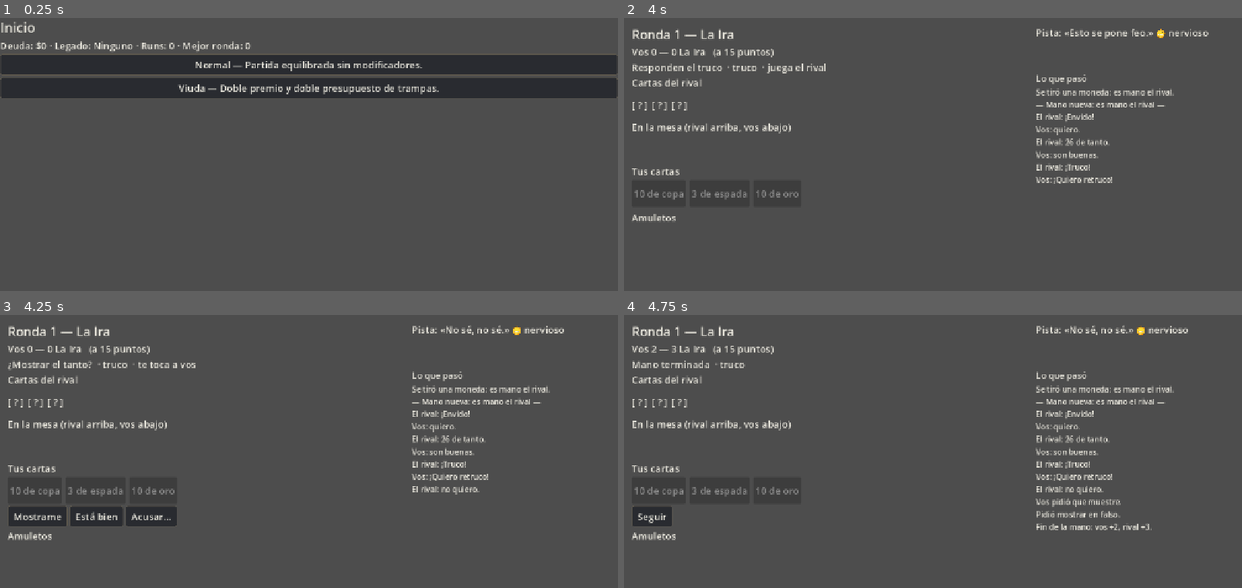
Above: before the commit, frames 1-4 (two rows, left to right).
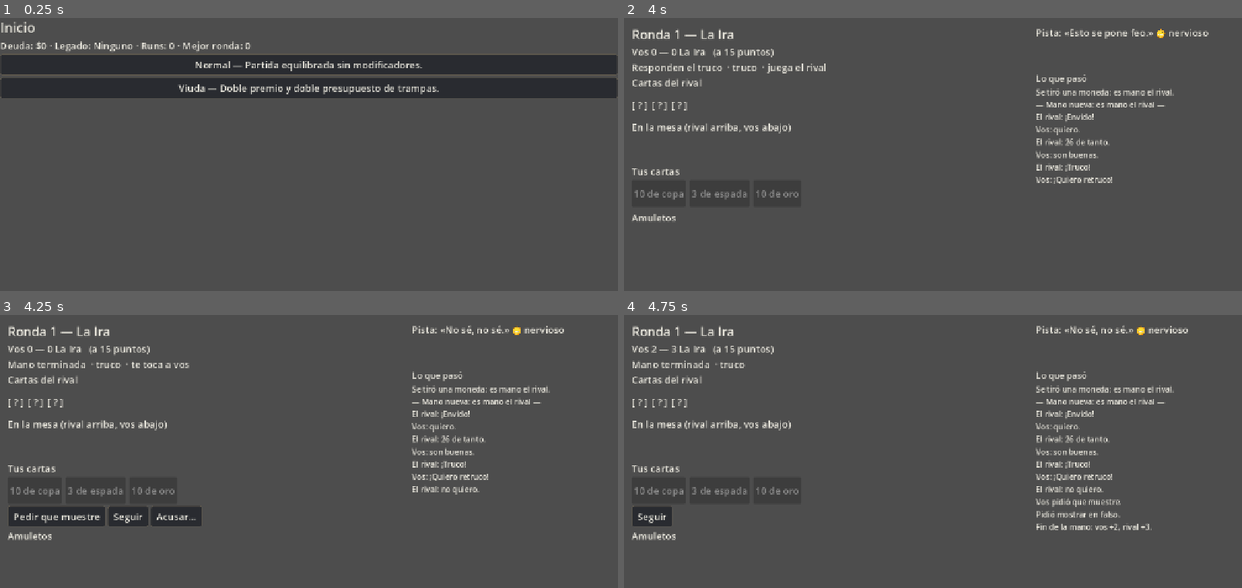
Above: after the commit, the same moments.

Repository: JoakoZarza/paye
Game: Godot game, scene res://ui/main.tscn
Two runs of this game, one before a commit and one after it. Both use one fixed random seed, a clock stepped at 60 frames per second and the inputs below.
Inputs:
- Up to frame 1 (0.25 s): no input
- Up to frame 2 (4 s): click "Normal — Partida equilibrada …" at 0.5 s; click "Sentarse" at 1.25 s; click "Quiero" at 2 s; click "Son buenas" at 2.75 s; click "Quiero retruco" at 3.5 s
- Up to frame 3 (4.25 s): no input
- Up to frame 4 (4.75 s): click "Mostrame" (after the commit: "Pedir que muestre") at 4.25 s

Frames 1-2 are identical in both runs. In frame 3, 1.2% of the frame differs, in the area x 1-33%, y 16-78%; in frame 4, nothing differs.

Commit message:
feat(truco): reclamar el tanto sin aviso y atención por rival
Al terminar la mano solo aparecen 'Pedir que muestre'/'Reclamar el envido'
y 'Seguir': seguir de largo es olvidarse. Cada rival tiene atención: chance
de reclamar al que se fue sin mostrar y de acordarse de mostrar el suyo.

Co-Authored-By: Claude Opus 5.5 <noreply@anthropic.com>

Diff:
--- a/core/ai/dealer_brain.gd
+++ b/core/ai/dealer_brain.gd
@@ -34,8 +34,8 @@
 const SHOW_GAP := 5
 const SHOW_GAP_BONUS := 0.2
 const SHOW_MAX := 0.9
-## Chance de reclamar el envido de quien se fue al mazo sin mostrar.
-const MAZO_CLAIM := 0.5
+## Con atención 0 se olvida de mostrar antes de irse la mitad de las veces.
+const FORGET_SHOW := 0.5
 
 const TRUCO_CALL := 0.7
 const TRUCO_CALL_AGGR := 0.45
@@ -276,12 +276,12 @@
 	return TrucoAction.make(T.PLAY_CARD, me, pick_card(view))
 
 
-## Irse al mazo. Con el envido ganado, primero lo muestra si no mintió; si mintió,
-## se va sin mostrar y espera que el rival se olvide de reclamarlo.
+## Irse al mazo. Con el envido ganado, primero lo muestra si no mintió (salvo que se
+## olvide); si mintió, se va sin mostrar y espera que el rival se olvide de reclamarlo.
 func _fold(view: HandView, me: int, legal: Array[TrucoAction]) -> TrucoAction:
 	if view.envido_winner() == me and not view.tanto_shown() and view.declared_tanto(me) <= view.my_tanto():
 		var show := _find(legal, [T.SHOW_TANTO])
-		if show != null:
+		if show != null and not _chance((1.0 - profile.attention) * FORGET_SHOW):
 			return show
 	return TrucoAction.make(T.MAZO, me)
 
@@ -347,7 +347,7 @@
 func _decide_show(view: HandView, me: int) -> TrucoAction:
 	# Se fue al mazo sin mostrar: reclamarlo gana siempre, pero a veces se olvida.
 	if view.mazo_unshown():
-		return TrucoAction.make(T.DEMAND_SHOW if _chance(MAZO_CLAIM) else T.ACCEPT_TANTO, me)
+		return TrucoAction.make(T.DEMAND_SHOW if _chance(profile.attention) else T.ACCEPT_TANTO, me)
 	var claim := view.declared_tanto(1 - me)
 	var p := SHOW_BASE + model.lie_rate() * SHOW_LIES
 	if claim >= SHOW_HIGH_CLAIM:
--- a/core/ai/rival_profile.gd
+++ b/core/ai/rival_profile.gd
@@ -20,6 +20,8 @@
 var noise: float = 0.15
 ## Probabilidad de tirar una carta cualquiera en vez de la que convenía (almas torpes).
 var blunder: float = 0.0
+## Qué tan atento está al tanto: reclamar al que se fue sin mostrar y acordarse de mostrar el suyo.
+var attention: float = 0.5
 
 
 static func from_dict(d: Dictionary) -> RivalProfile:
@@ -41,6 +43,7 @@
 	profile.tilt_multiplier = float(d.get("tilt_multiplier", 1.0))
 	profile.noise = float(d.get("noise", 0.15))
 	profile.blunder = float(d.get("blunder", 0.0))
+	profile.attention = float(d.get("attention", 0.5))
 	return profile
 
 
@@ -108,6 +111,7 @@
 	copy.tilt_multiplier = tilt_multiplier
 	copy.noise = noise
 	copy.blunder = blunder
+	copy.attention = attention
 	return copy
 
 
--- a/data/rivals.json
+++ b/data/rivals.json
@@ -13,6 +13,7 @@
       },
       "special": "",
       "tilt_multiplier": 2,
+      "attention": 0.4,
       "noise": 0.15
     },
     {
@@ -28,6 +29,7 @@
       },
       "special": "rencor",
       "tilt_multiplier": 1,
+      "attention": 0.4,
       "noise": 0.15
     },
     {
@@ -43,6 +45,7 @@
       },
       "special": "",
       "tilt_multiplier": 1,
+      "attention": 0.4,
       "noise": 0.15
     }
   ],
@@ -60,6 +63,7 @@
       },
       "special": "",
       "tilt_multiplier": 1,
+      "attention": 0.75,
       "noise": 0.15
     },
     {
@@ -75,6 +79,7 @@
       },
       "special": "",
       "tilt_multiplier": 1,
+      "attention": 0.75,
       "noise": 0.15
     },
     {
@@ -90,6 +95,7 @@
       },
       "special": "insaciable",
       "tilt_multiplier": 1,
+      "attention": 0.75,
       "noise": 0.15
     }
   ],
@@ -107,6 +113,7 @@
       },
       "special": "",
       "tilt_multiplier": 1,
+      "attention": 0.25,
       "noise": 0.15
     },
     {
@@ -122,6 +129,7 @@
       },
       "special": "",
       "tilt_multiplier": 1,
+      "attention": 0.25,
       "noise": 0.15
     },
     {
@@ -137,6 +145,7 @@
       },
       "special": "siesta",
       "tilt_multiplier": 1,
+      "attention": 0.25,
       "noise": 0.15
     }
   ],
@@ -154,6 +163,7 @@
       },
       "special": "",
       "tilt_multiplier": 1,
+      "attention": 0.85,
       "noise": 0.15
     },
     {
@@ -169,6 +179,7 @@
       },
       "special": "",
       "tilt_multiplier": 1,
+      "attention": 0.85,
       "noise": 0.15
     },
     {
@@ -185,6 +196,7 @@
       },
       "special": "resentida",
       "tilt_multiplier": 1,
+      "attention": 0.85,
       "noise": 0.15
     }
   ],
@@ -202,6 +214,7 @@
       },
       "special": "",
       "tilt_multiplier": 1,
+      "attention": 0.5,
       "noise": 0.15
     },
     {
@@ -217,6 +230,7 @@
       },
       "special": "",
       "tilt_multiplier": 1,
+      "attention": 0.5,
       "noise": 0.15
     },
     {
@@ -232,6 +246,7 @@
       },
       "special": "encantadora",
       "tilt_multiplier": 1,
+      "attention": 0.5,
       "noise": 0.15
     }
   ],
@@ -249,6 +264,7 @@
       },
       "special": "",
       "tilt_multiplier": 1,
+      "attention": 0.65,
       "noise": 0.15
     },
     {
@@ -264,6 +280,7 @@
       },
       "special": "",
       "tilt_multiplier": 1,
+      "attention": 0.65,
       "noise": 0.15
     },
     {
@@ -279,6 +296,7 @@
       },
       "special": "",
       "tilt_multiplier": 2,
+      "attention": 0.65,
       "noise": 0.15
     }
   ],
@@ -294,6 +312,7 @@
       "cheat_weights": {},
       "special": "",
       "tilt_multiplier": 1,
+      "attention": 0.3,
       "noise": 0.45,
       "blunder": 0.4
     },
@@ -307,6 +326,7 @@
       "cheat_budget": 0,
       "special": "",
       "tilt_multiplier": 1,
+      "attention": 0.3,
       "noise": 0.3,
       "blunder": 0.3
     },
@@ -320,6 +340,7 @@
       "cheat_budget": 0,
       "special": "",
       "tilt_multiplier": 1,
+      "attention": 0.3,
       "noise": 0.3,
       "blunder": 0.3
     },
@@ -333,6 +354,7 @@
       "cheat_budget": 0,
       "special": "",
       "tilt_multiplier": 1,
+      "attention": 0.3,
       "noise": 0.3,
       "blunder": 0.3
     }
@@ -348,6 +370,7 @@
       "cheat_budget": 0,
       "special": "",
       "tilt_multiplier": 1,
+      "attention": 0.9,
       "noise": 0.15
     }
   ]
--- /dev/null
+++ b/tests/ai/test_attention.gd
@@ -0,0 +1,73 @@
+extends GutTest
+## Atención al tanto: reclamar al que se fue sin mostrar y acordarse de mostrar el propio.
+
+const T := TrucoAction.Type
+const O := Card.Suit.ORO
+const C := Card.Suit.COPA
+const E := Card.Suit.ESPADA
+const B := Card.Suit.BASTO
+
+
+func _brain(attention: float, s: int) -> DealerBrain:
+	var rng := RandomNumberGenerator.new()
+	rng.seed = s
+	var brain := DealerBrain.new(RivalProfile.from_dict({"id": "test", "aggression": 0.5, "lying": 0.0,
+		"cheating": 0.0, "stubbornness": 0.5, "tell_reliability": 0.5, "cheat_budget": 0,
+		"attention": attention}), rng)
+	brain.start_match()
+	return brain
+
+
+func _cards(spec: Array) -> Array[Card]:
+	var out: Array[Card] = []
+	for pair in spec:
+		out.append(Card.new(pair[0], pair[1]))
+	return out
+
+
+## El jugador 0 gana el envido con 33 y se va al mazo sin mostrar.
+func _unshown_mazo() -> TrucoHand:
+	var h := TrucoHand.new([_cards([[O, 7], [O, 6], [C, 4]]), _cards([[E, 4], [B, 5], [C, 6]])], 0, 15)
+	h.apply(TrucoAction.make(T.ENVIDO, 0))
+	h.apply(TrucoAction.make(T.QUIERO, 1))
+	h.apply(TrucoAction.make(T.DECLARE_TANTO, 0, -1, 33))
+	h.apply(TrucoAction.make(T.SON_BUENAS, 1))
+	h.apply(TrucoAction.make(T.MAZO, 0))
+	return h
+
+
+func _claims(attention: float) -> int:
+	var brain := _brain(attention, 5)
+	var claims := 0
+	for i in 400:
+		if brain.choose(HandView.new(_unshown_mazo(), 1)).type == T.DEMAND_SHOW:
+			claims += 1
+	return claims
+
+
+func test_reclama_segun_su_atencion() -> void:
+	assert_eq(_claims(1.0), 400)
+	assert_eq(_claims(0.0), 0)
+	assert_almost_eq(float(_claims(0.5)), 200.0, 40.0)
+
+
+func test_atencion_por_defecto_y_en_el_catalogo() -> void:
+	assert_almost_eq(RivalProfile.from_dict({}).attention, 0.5, 0.0001)
+	var catalog := RivalProfile.load_catalog()
+	assert_gt(catalog[&"envidia"][0].attention, catalog[&"pereza"][0].attention)
+
+
+func test_con_atencion_baja_a_veces_se_olvida_de_mostrar() -> void:
+	var forgot := 0
+	for s in 200:
+		var brain := _brain(0.0, s)
+		# El dealer (1) gana el envido con 33 y le conviene irse.
+		var h := TrucoHand.new([_cards([[E, 1], [B, 1], [E, 7]]), _cards([[O, 7], [O, 6], [C, 4]])], 0, 15)
+		h.apply(TrucoAction.make(T.ENVIDO, 0))
+		h.apply(TrucoAction.make(T.QUIERO, 1))
+		h.apply(TrucoAction.make(T.DECLARE_TANTO, 0, -1, 0))
+		h.apply(TrucoAction.make(T.DECLARE_TANTO, 1, -1, 33))
+		var a := brain._fold(HandView.new(h, 1), 1, [TrucoAction.make(T.SHOW_TANTO, 1), TrucoAction.make(T.MAZO, 1)])
+		if a.type == T.MAZO:
+			forgot += 1
+	assert_almost_eq(float(forgot), 100.0, 30.0, "atención 0: se olvida la mitad de las veces")
--- a/tests/ui/test_table_screen.gd
+++ b/tests/ui/test_table_screen.gd
@@ -89,3 +89,25 @@
 		for l in screen._dealer_row.get_children():
 			assert_ne((l as Label).text, text)
 	assert_eq(screen._dealer_row.get_child_count(), dealer_cards.size())
+
+func test_al_irse_el_rival_sin_mostrar_no_se_pregunta_nada() -> void:
+	var pair := _screen()
+	var rc: RunController = pair[0]
+	var screen: Control = pair[1]
+	var m := rc.table().truco_match
+	var cards := [[Card.new(Card.Suit.ESPADA, 4), Card.new(Card.Suit.BASTO, 5), Card.new(Card.Suit.COPA, 6)],
+		[Card.new(Card.Suit.ORO, 7), Card.new(Card.Suit.ORO, 6), Card.new(Card.Suit.COPA, 4)]]
+	m.start_hand_with(cards, 0)
+	m.apply(TrucoAction.make(TrucoAction.Type.ENVIDO, 0))
+	m.apply(TrucoAction.make(TrucoAction.Type.QUIERO, 1))
+	m.apply(TrucoAction.make(TrucoAction.Type.DECLARE_TANTO, 0, -1, 20))
+	m.apply(TrucoAction.make(TrucoAction.Type.DECLARE_TANTO, 1, -1, 33))
+	m.apply(TrucoAction.make(TrucoAction.Type.PLAY_CARD, 0, 0))
+	m.apply(TrucoAction.make(TrucoAction.Type.MAZO, 1))
+	screen.refresh()
+	var names: Array = _enabled(screen).map(func(b: Button) -> String: return b.name)
+	assert_has(names, "Act_DEMAND_SHOW")
+	assert_has(names, "Continue")
+	assert_does_not_have(names, "Act_ACCEPT_TANTO")
+	screen.find_child("Continue", true, false).pressed.emit()
+	assert_eq(m.scores, [1, 2], "seguir de largo es olvidarse: el rival cobra su envido")
--- a/ui/screens/table_screen.gd
+++ b/ui/screens/table_screen.gd
@@ -12,7 +12,7 @@
 const PHASE_NAMES := {
 	TrucoHand.Phase.PLAYING: "Jugando", TrucoHand.Phase.ENVIDO_RESPONSE: "Responden el envido",
 	TrucoHand.Phase.TANTO_DECLARATION: "Declaran el tanto", TrucoHand.Phase.TRUCO_RESPONSE: "Responden el truco",
-	TrucoHand.Phase.SHOW_DECISION: "¿Mostrar el tanto?", TrucoHand.Phase.OVER: "Mano terminada",
+	TrucoHand.Phase.SHOW_DECISION: "Mano terminada", TrucoHand.Phase.OVER: "Mano terminada",
 }
 const ACTION_NAMES := {
 	T.ENVIDO: "Envido", T.REAL_ENVIDO: "Real envido", T.FALTA_ENVIDO: "Falta envido",
@@ -20,8 +20,6 @@
 	T.QUIERO: "Quiero", T.NO_QUIERO: "No quiero", T.SON_BUENAS: "Son buenas",
 	T.DEMAND_SHOW: "Mostrame", T.ACCEPT_TANTO: "Está bien", T.MAZO: "Me voy al mazo", T.SHOW_TANTO: "Mostrar el tanto",
 }
-## El ganador del envido se fue al mazo sin mostrar: se reclama o se deja pasar.
-const CLAIM_NAMES := {T.DEMAND_SHOW: "Reclamar el envido", T.ACCEPT_TANTO: "Dejarlo pasar"}
 const TELLS_PATH := "res://data/i18n/tells.csv"
 const UI_JSON := "res://data/ui.json"
 
@@ -208,6 +206,10 @@
 
 
 func _draw_actions(legal: Array[TrucoAction]) -> void:
+	var hand := rc.table().truco_match.hand
+	if hand.phase == TrucoHand.Phase.SHOW_DECISION:
+		_draw_show_decision(hand, legal)
+		return
 	var tanto_values: Array[int] = []
 	for a in legal:
 		if a.type == T.PLAY_CARD:
@@ -215,10 +217,7 @@
 		if a.type == T.DECLARE_TANTO:
 			tanto_values.append(a.value)
 			continue
-		var text: String = ACTION_NAMES.get(a.type, T.keys()[a.type])
-		if rc.table().truco_match.hand.mazo_unshown():
-			text = CLAIM_NAMES.get(a.type, text)
-		_button(_actions, text, _act.bind(a)).name = "Act_%s" % T.keys()[a.type]
+		_button(_actions, ACTION_NAMES.get(a.type, T.keys()[a.type]), _act.bind(a)).name = "Act_%s" % T.keys()[a.type]
 	if tanto_values.is_empty():
 		return
 	var real := rc.table().truco_match.hand.own_tanto(PLAYER)
@@ -291,6 +290,24 @@
 		if a.type == type and (card_index == -1 or a.card_index == card_index):
 			return a
 	return null
+
+
+## La mano terminó y el rival ganó el envido: nadie te pregunta nada. Podés pedir
+## que muestre (o reclamar si se fue sin mostrar); si seguís de largo, te olvidaste.
+func _draw_show_decision(hand: TrucoHand, legal: Array[TrucoAction]) -> void:
+	var demand := _find(legal, T.DEMAND_SHOW)
+	var accept := _find(legal, T.ACCEPT_TANTO)
+	if demand != null:
+		var text := "Reclamar el envido" if hand.mazo_unshown() else "Pedir que muestre"
+		_button(_actions, text, _act.bind(demand)).name = "Act_DEMAND_SHOW"
+	if accept != null:
+		_button(_actions, "Seguir", _accept_and_continue.bind(accept)).name = "Continue"
+
+
+func _accept_and_continue(a: TrucoAction) -> void:
+	_act(a)
+	if _hand_finished():
+		_on_continue()
 
 
 func _hand_finished() -> bool:
Not shown, added: tests/ai/test_attention.gd.uid
Not shown, changed: docs/DISENO.md
